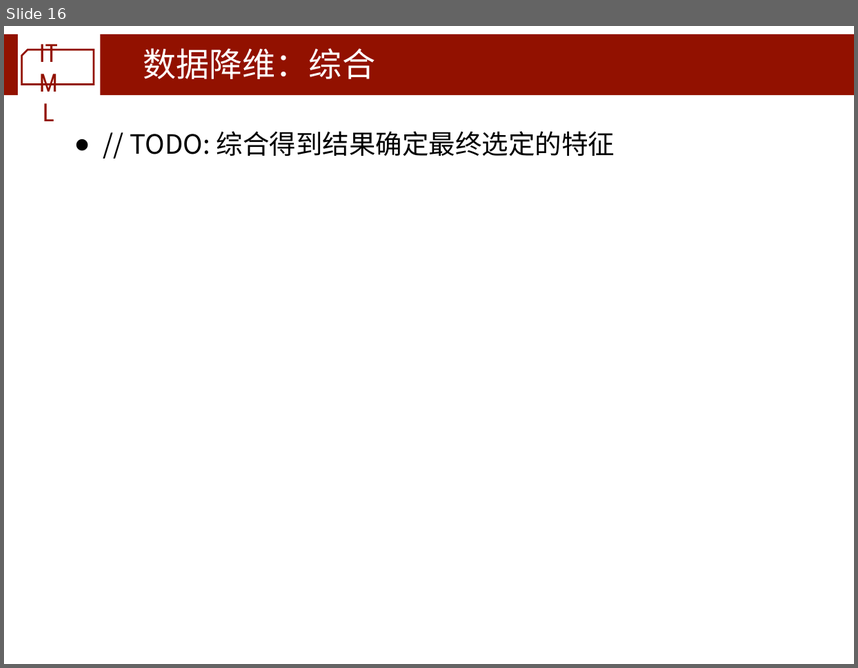
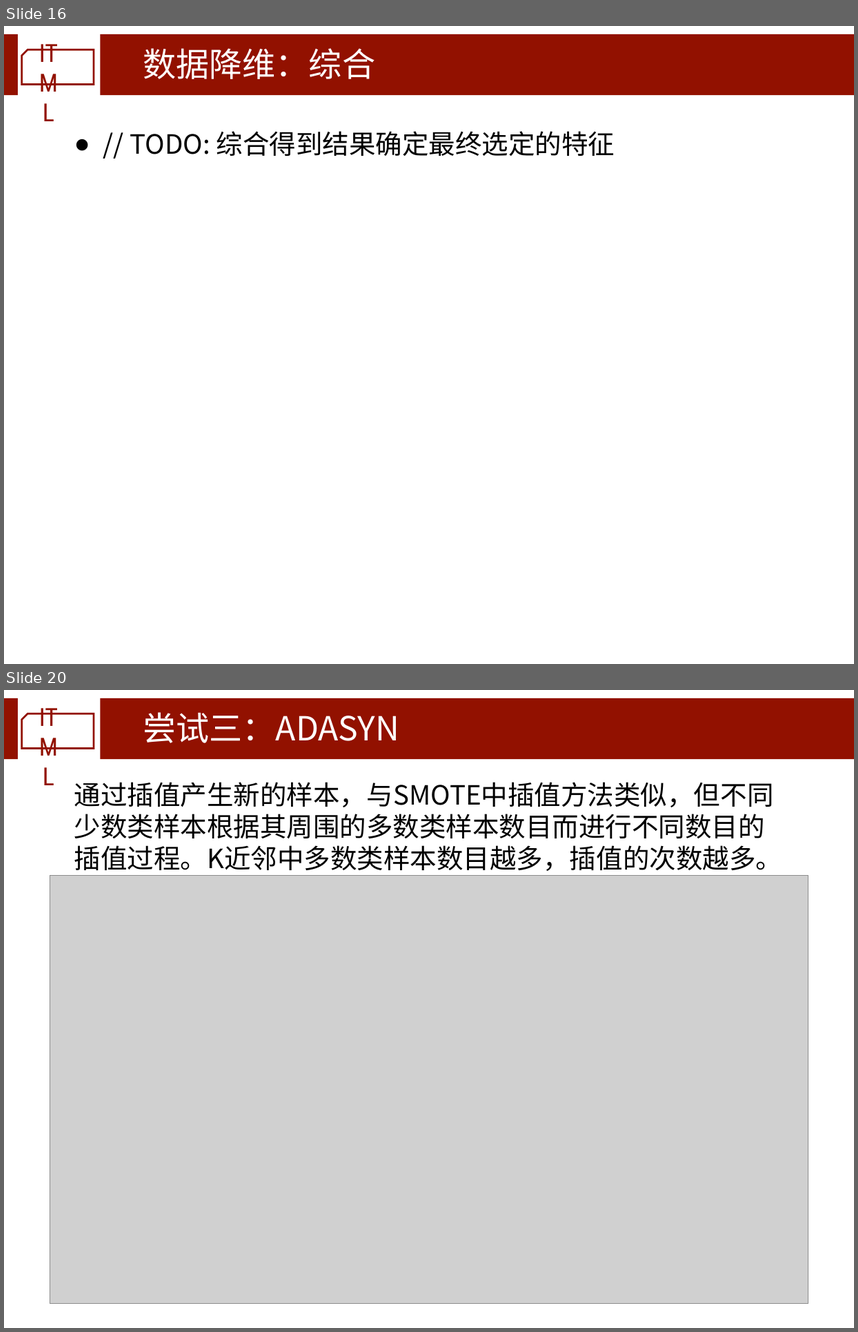
Before and after one commit to zhou-yuhan/Bankrupt-Prediction, a slide deck: 课程项目最终报告.pptx. Shown one above the other, each under a label of ours: slide 16 before the commit, slides 16 and 20 after it; the slides between them are not shown. The pictures are 858x668 and 858x1332 pixels, drawn with LibreOffice and Linux fonts; fonts in the diff are those of the drawing; grey boxes stand for pictures; background and template pictures are left out. Boxes give left, top, right and bottom in pixels: in the first picture for what was removed or moved away, otherwise in the second. Text is boxed around its words. In the diff, an @@ line names an element or a change of style, - is before the commit and + after.

```diff
--- a/课程项目最终报告.pptx
+++ b/课程项目最终报告.pptx
@@ slide 20 added at (4, 690, 854, 1328), background #FFFFFF; not listed: 4 template elements that a slide beside it also shows @@
@@ title added at (143, 712, 400, 743), 40 pt, text #FFFFFF @@
+尝试三：ADASYN
@@ text added at (74, 782, 782, 876), 32 pt, text #000000 @@
+通过插值产生新的样本，与SMOTE中插值方法类似，但不同少数类样本根据其周围的多数类样本数目而进行不同数目的插值过程。K近邻中多数类样本数目越多，插值的次数越多。
@@ picture added at (50, 876, 809, 1303) @@
```
Also in this commit, not shown: 1 slide changed, 14 other slides added, 4 other files.
